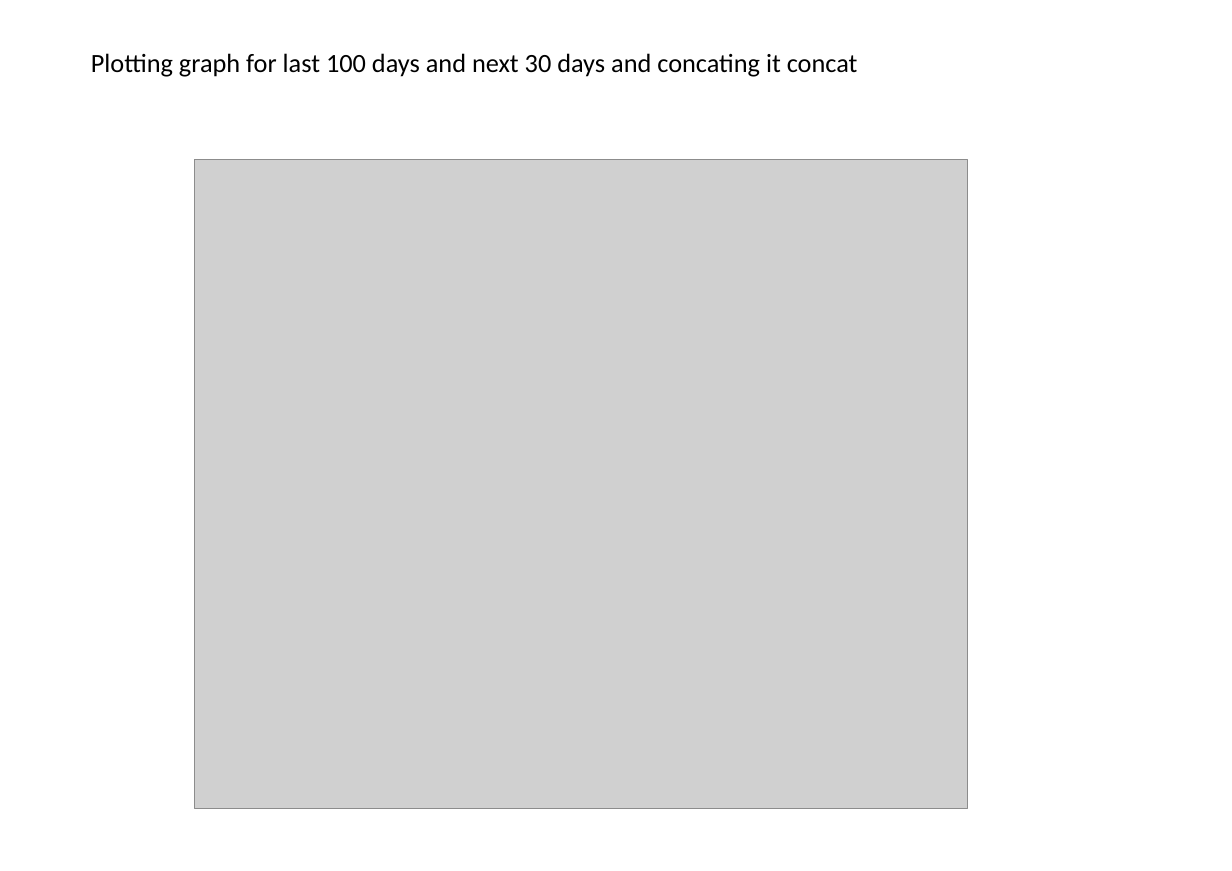
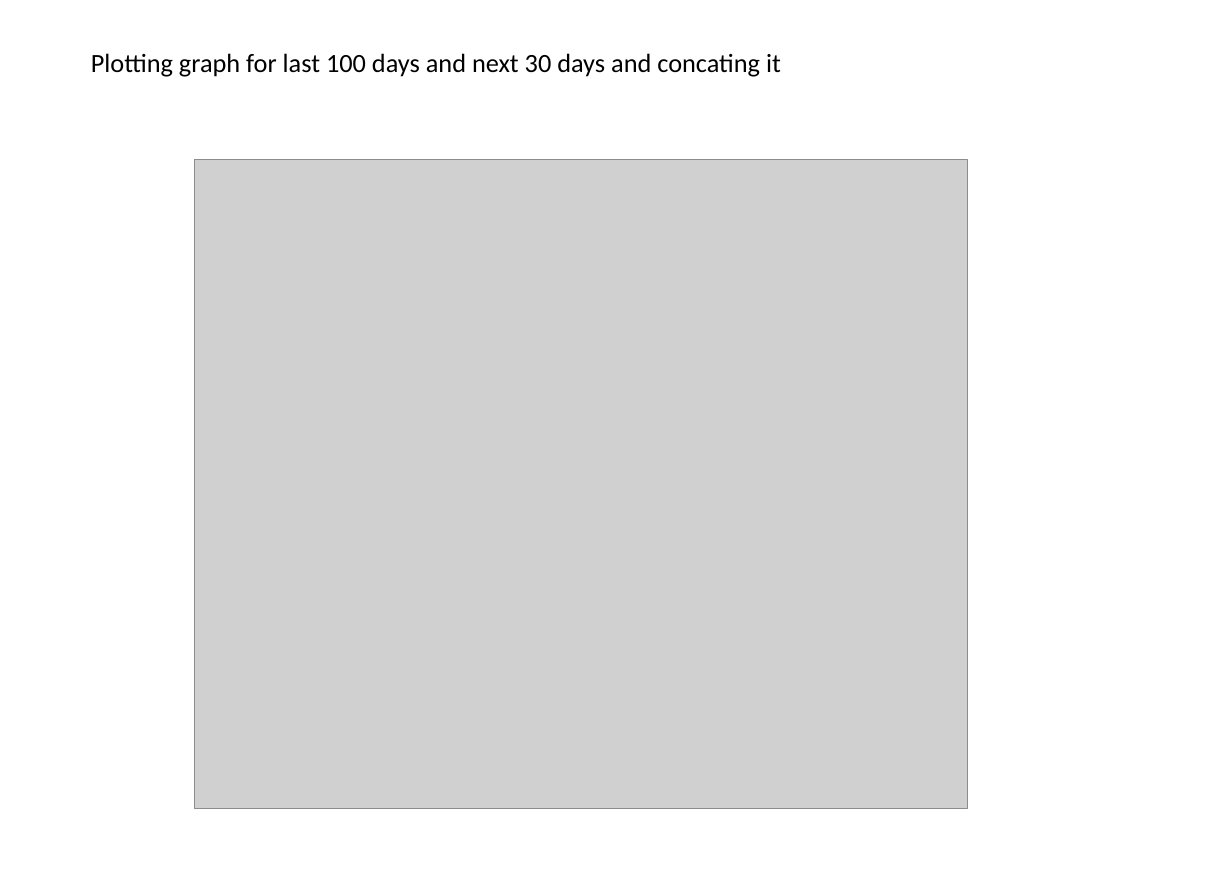
Before and after one commit to priyanshimaheshwari/Navigating-Stock-Markets-with-LSTM-Insights, a slide deck: slide 23 of AI_Project.pptx. Drawn at 1232x871 pixels with LibreOffice and Linux fonts; fonts in the diff are those of the drawing; grey boxes stand for pictures. Boxes give left, top, right and bottom in pixels: in the first picture for what was removed or moved away, otherwise in the second. Text is boxed around its words. In the diff, an @@ line names an element or a change of style, - is before the commit and + after.

```diff
--- a/AI_Project.pptx
+++ b/AI_Project.pptx
@@ text at <box>91,53,781,77</box>: text changed @@
-Plotting graph for last 100 days and next 30 days and concating it concat
+Plotting graph for last 100 days and next 30 days and concating it
```
Also in this commit, not shown: 3 other slides changed.
